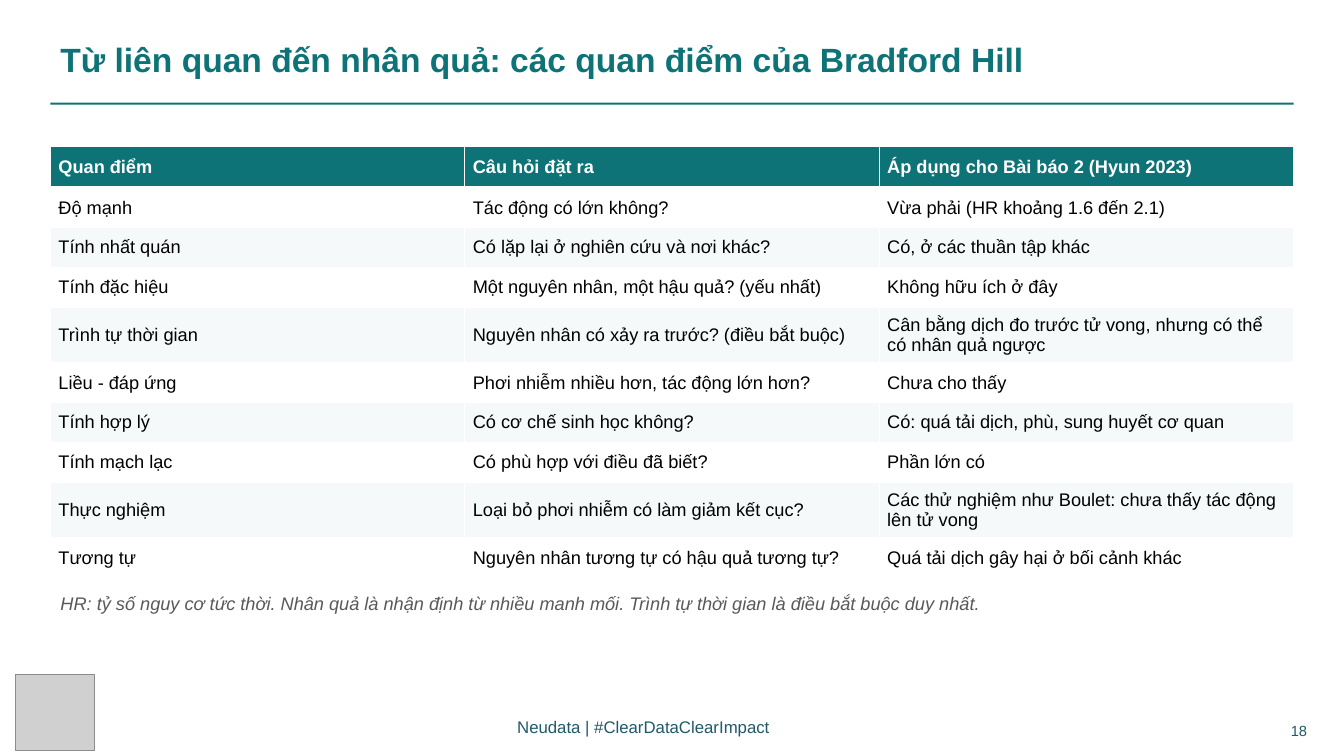
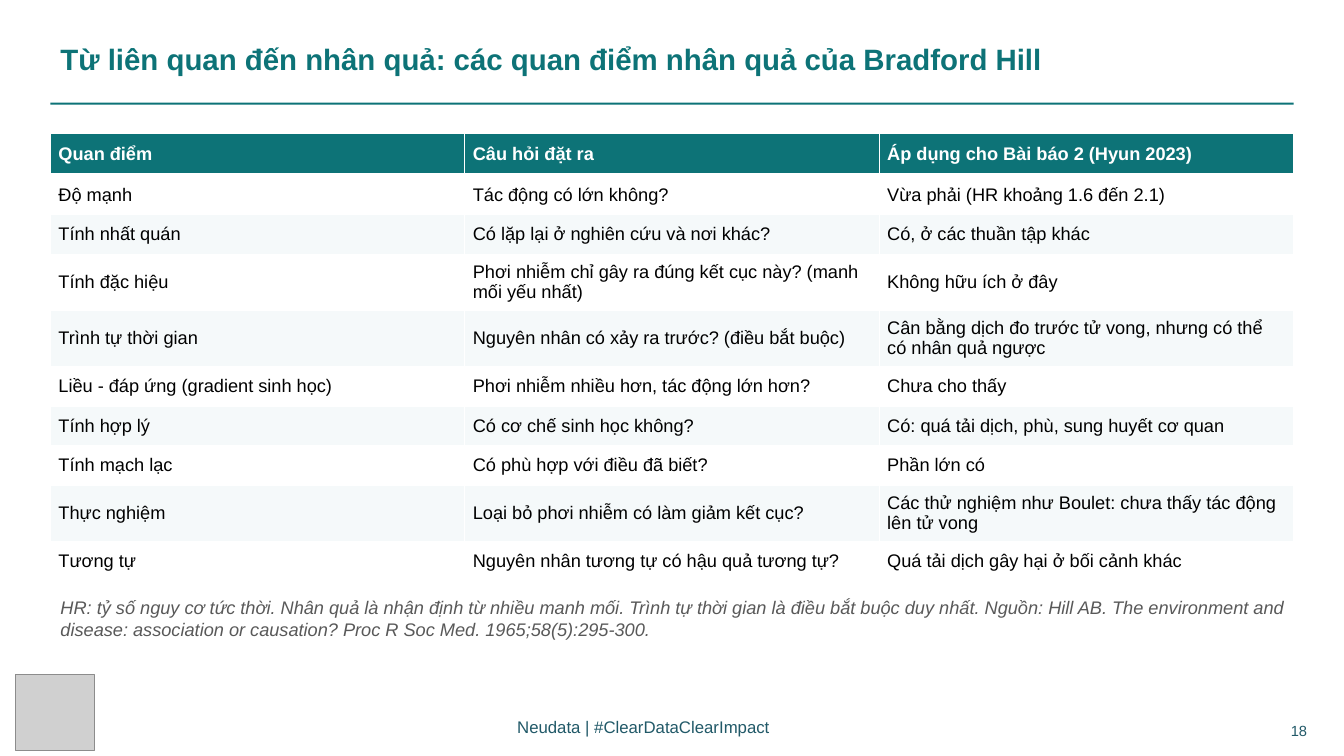
Before and after one commit to neu-data/FoundationsofClinicalResearch, a slide deck: slide 18 of vi/files/slides/Session_4_VN.pptx. Drawn at 1344x756 pixels with LibreOffice and Linux fonts; fonts in the diff are those of the drawing; grey boxes stand for pictures. Boxes give left, top, right and bottom in pixels: in the first picture for what was removed or moved away, otherwise in the second. Text is boxed around its words. In the diff, an @@ line names an element or a change of style, - is before the commit and + after.

```diff
--- a/vi/files/slides/Session_4_VN.pptx
+++ b/vi/files/slides/Session_4_VN.pptx
@@ text at (x1=60, y1=47, x2=1042, y2=76): text changed; size 24 to 21 pt @@
-Từ liên quan đến nhân quả: các quan điểm của Bradford Hill
+Từ liên quan đến nhân quả: các quan điểm nhân quả của Bradford Hill
@@ table at (x1=50, y1=133, x2=1294, y2=581) @@
-row 4, column 2: Một nguyên nhân, một hậu quả? (yếu nhất)
+row 4, column 2: Phơi nhiễm chỉ gây ra đúng kết cục này? (manh mối yếu nhất)
-row 6, column 1: Liều - đáp ứng
+row 6, column 1: Liều - đáp ứng (gradient sinh học)
@@ table resized from (x1=50, y1=146, x2=1294, y2=578) to (x1=50, y1=133, x2=1294, y2=581) @@
@@ text at (x1=60, y1=600, x2=1283, y2=640): text changed @@
-HR: tỷ số nguy cơ tức thời. Nhân quả là nhận định từ nhiều manh mối. Trình tự thời gian là điều bắt buộc duy nhất.
+HR: tỷ số nguy cơ tức thời. Nhân quả là nhận định từ nhiều manh mối. Trình tự thời gian là điều bắt buộc duy nhất. Nguồn: Hill AB. The environment and disease: association or causation? Proc R Soc Med. 1965;58(5):295-300.
```
Also in this commit, not shown: 17 other slides changed, 2 slides added, 44 other files.
